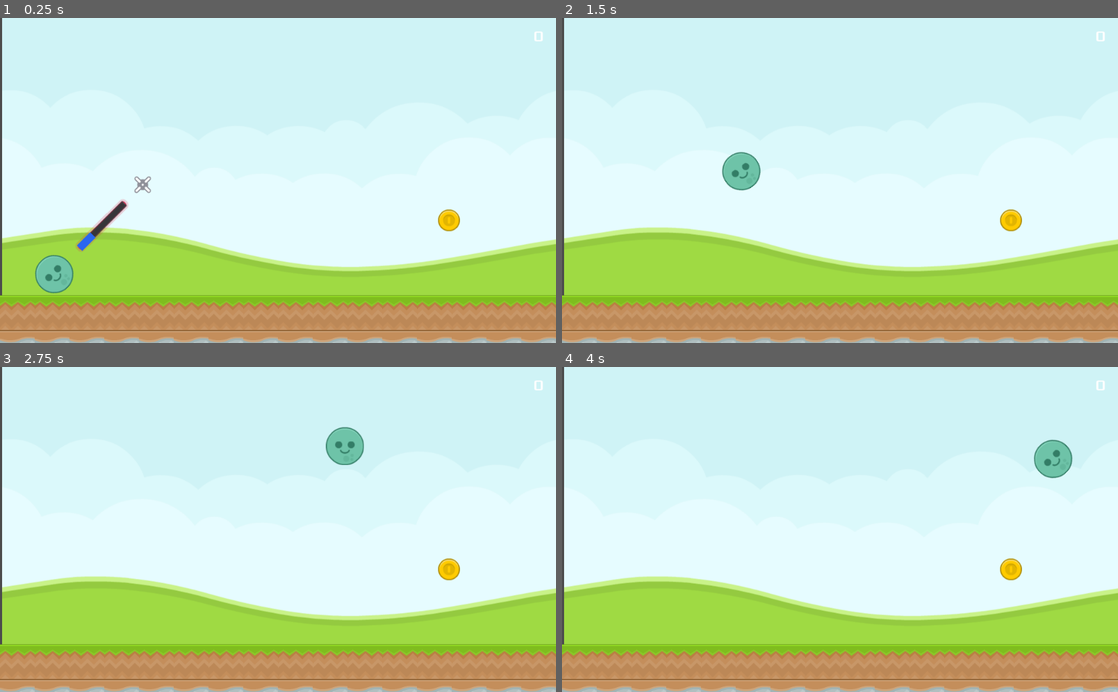
Above: before the commit, frames 1-4 (two rows, left to right).
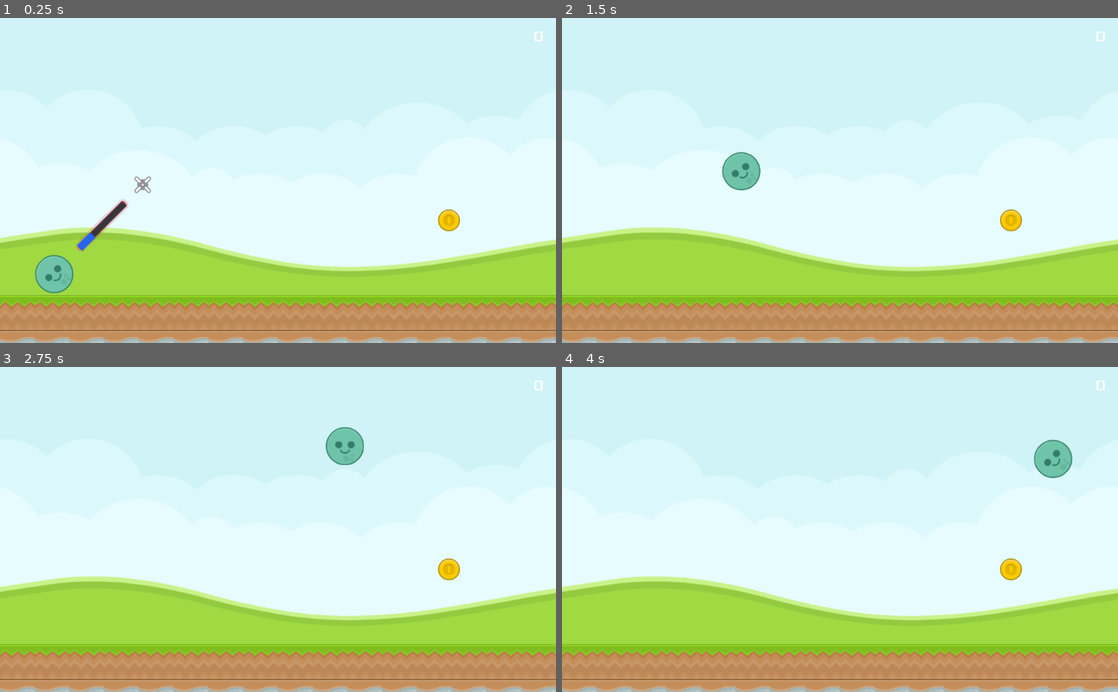
Above: after the commit, the same moments.

Repository: cpvanlue/P1-cpvanlue
Game: Godot game, scene res://src/Level.tscn
The game is run twice, just before and just after one commit, with the same random seed, the same clock (stepped at 60 frames per second) and the same inputs.
Inputs:
- Up to frame 1 (0.25 s): no input
- Up to frame 2 (1.5 s): hold Right (ui_right) 0.53-1.28 s; tap Space (launch) at 0.6, 1.35 s; hold Down (ui_down) from 1.28 s (still down)
- Up to frame 3 (2.75 s): release Down (ui_down) at 2.03 s; hold Right (ui_right) from 2.03 s (still down); tap Space (launch) at 2.1 s
- Up to frame 4 (4 s): release Right (ui_right) at 2.78 s; hold Up (ui_up) 2.78-3.53 s; tap Space (launch) at 2.85, 3.6 s; hold Left (ui_left) from 3.53 s (still down)

The runs differ from the first frame. In frame 1, 0.5% of the frame differs, in the area x 0-55%, y 0-86%; in frame 2, 0.5%; in frame 3, 0.5%; in frame 4, 0.5%.

Commit message:
Modifies Level's background to fit the entire window.

Diff:
--- a/project/src/Level.tscn
+++ b/project/src/Level.tscn
@@ -87,7 +87,8 @@
 script = ExtResource( 6 )
 
 [node name="colored_land" type="Sprite" parent="."]
-position = Vector2( 515.931, 291.59 )
+position = Vector2( 512.567, 291.59 )
+scale = Vector2( 1.00657, 1 )
 texture = ExtResource( 5 )
 
 [node name="Ball" parent="." instance=ExtResource( 1 )]
